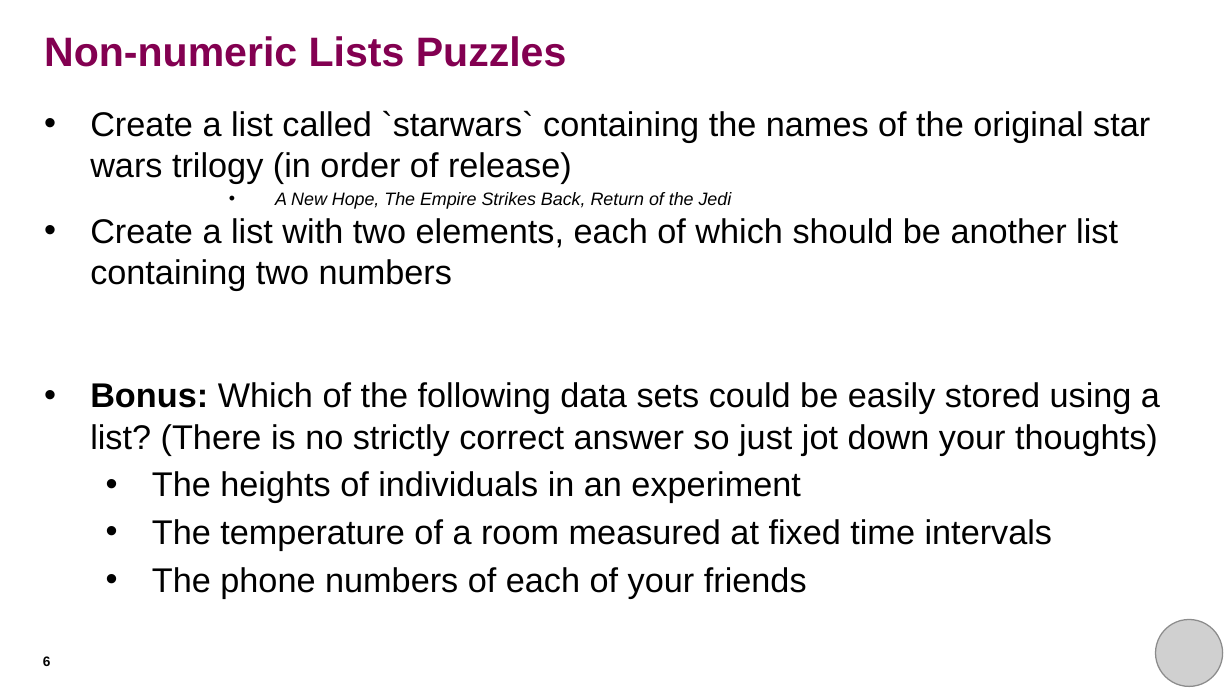
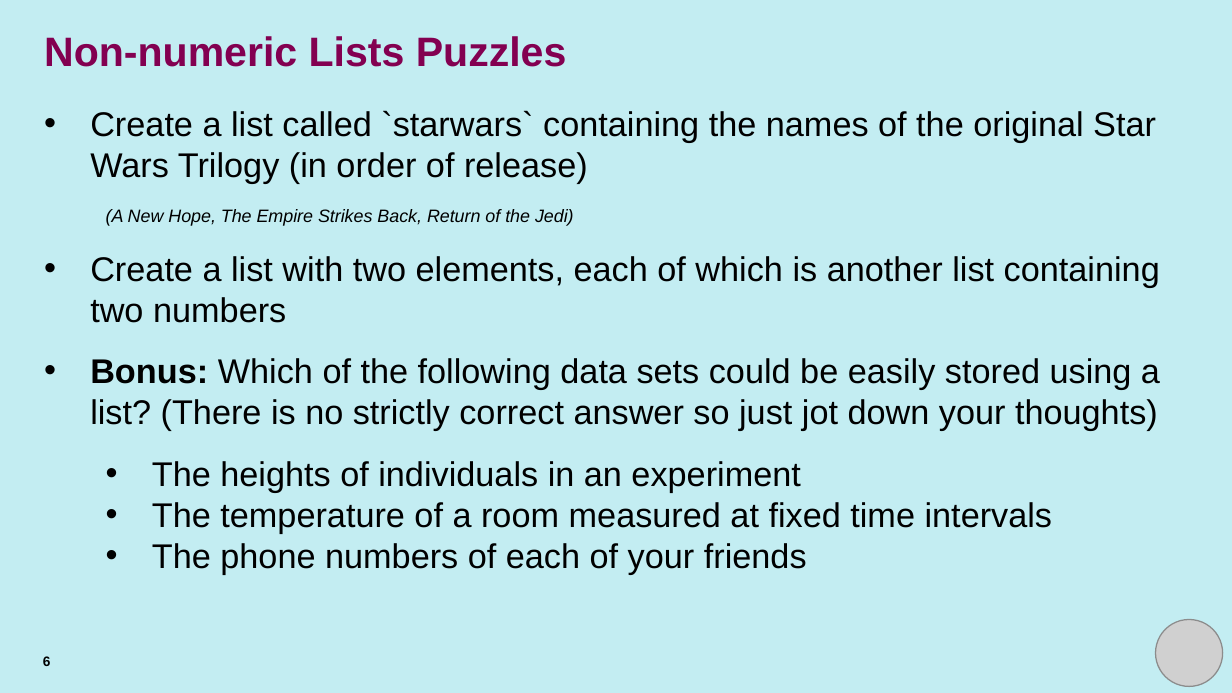
Before and after one commit to rkhetani/beginners-python, a slide deck: slide 6 of session_four/session_four_presentation.pptx. Drawn at 1232x693 pixels with LibreOffice and Linux fonts; fonts in the diff are those of the drawing; grey boxes stand for pictures. Boxes give left, top, right and bottom in pixels: in the first picture for what was removed or moved away, otherwise in the second. Text is boxed around its words. In the diff, an @@ line names an element or a change of style, - is before the commit and + after.

Commit message:
Updated session 4 slides
- updated text of most slides to make it more concise
- increased line spacing
- highlighted key concepts with bold characters
- highlighted puzzle slides with a different background

```diff
--- a/session_four/session_four_presentation.pptx
+++ b/session_four/session_four_presentation.pptx
@@ background #FFFFFF to #C3EDF2 @@
@@ text at (90,110,1160,323): text changed @@
-• Create a list called `starwars` containing the names of the original star wars trilogy (in order of release)
-      • A New Hope, The Empire Strikes Back, Return of the Jedi
-• Create a list with two elements, each of which should be another list containing two numbers
+• Create a list called `starwars` containing the names of the original Star Wars Trilogy (in order of release)
+  (A New Hope, The Empire Strikes Back, Return of the Jedi)
+• Create a list with two elements, each of which is another list containing two numbers
@@ text at (90,358,1160,575): more space between paragraphs; less space between paragraphs @@
```
Also in this commit, not shown: 18 other slides changed.
